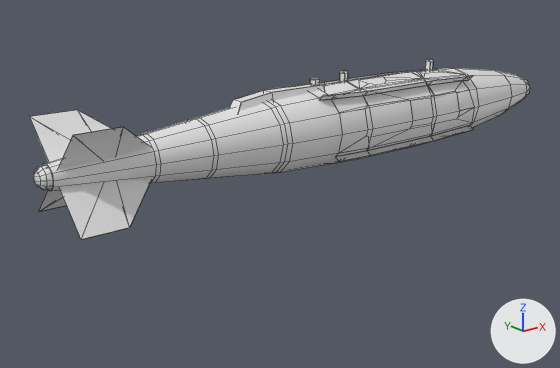
The Blender file Weapons/GBU-32/GBU-32.blend as it was, and as the next commit left it.
The view is the same before and after, from a 50 mm camera at (-2.82, -2.66, 0.61) aimed at (-0.58, 0.14, -0.51). The lights are fixed; the arrows at lower right show +X, +Y and +Z. The picture after the commit comes second. Mesh edges are drawn as thin lines.
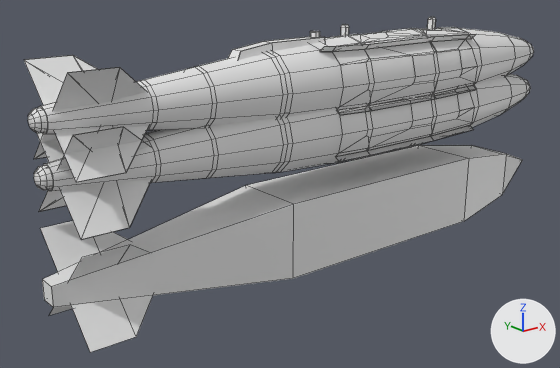
Pixel boxes (x1, y1, x2, y2) of what changed, in the pictures (560 x 368 px):
'Cube', added
    after: (40, 145, 522, 352)
'Circle.001', shown
    after: (24, 17, 534, 182)

The change, as a list of edits to the scene's bpy script:
```text
Change me_circle_001:
    used by ob_circle_001; location = (0.0, 0.0, 0.0)
    remove me_circle_001.from_pydata(...)  # 582 vertices, 396 faces; spans x -1.58..1.45, y -0.2..0.2, z -0.2..0.24
    add me_circle_001.from_pydata(...)  # 582 vertices, 396 faces; spans x -1.82..1.22, y -0.2..0.2, z -0.2..0.24
    me_circle_001 part 1: the whole mesh is moved by (-0.24, 0.0, 0.0)
Add me_cube:
    me_cube.from_pydata(...)  # 30 vertices, 22 faces; spans x -10.3..6.9, y -1.1..1.1, z -2.3..-0.1
Change ob_circle_001:
    remove ob_circle_001.hide_set(True)  # its collection is switched off
Add ob_cube:
    ob_cube = bpy.data.objects.new('Cube', me_cube)
    ob_cube.location = (0.0, 0.0, -0.454)
    ob_cube.scale = (0.177, 0.177, 0.177)
```
